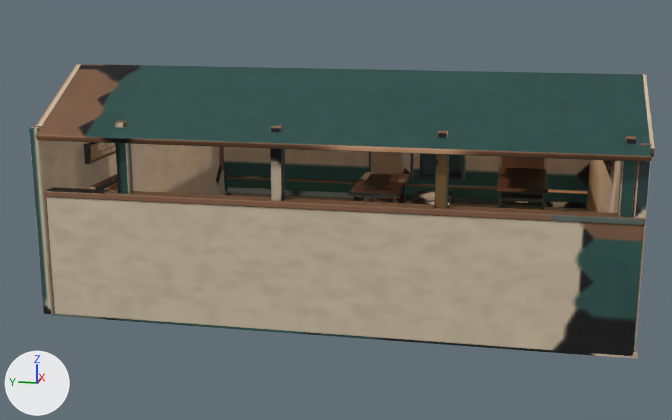
Two versions of the glTF model public/room-art/compaii-atelier/gallery-sealed.glb, one commit apart.
Camera for both pictures: a camera (50 mm lens) standing at (-22.82, -3.57, 6.77) and looking at (-0.58, 0.87, 1.21). The lights are fixed; the arrows at lower left show +X, +Y and +Z. The first picture is the older version. Vertices at exactly the same position are counted once.

Objects in the first picture: 'VIS · Collection gallery'.
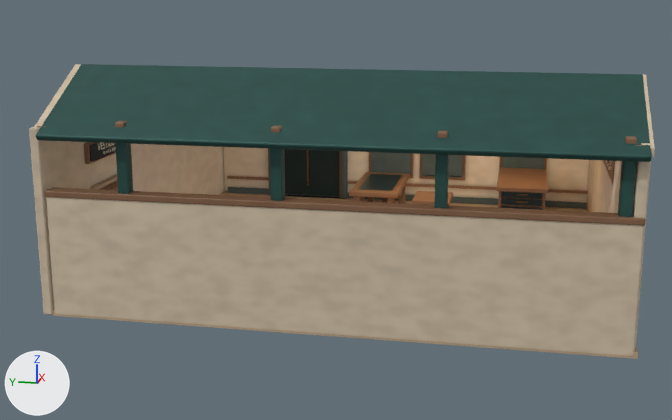
Where the change shows, as pixel boxes (x1, y1, x2, y2) in the pictures (672 x 420 px):
part 1 of me_cube_194, added
    after: (285, 194, 346, 199)
part 2 of me_cube_194, added
    after: (341, 151, 348, 198)
part 3 of me_cube_194, added (mostly hidden)
    after: (268, 148, 271, 195)
part 4 of me_cube_194, added
    after: (307, 150, 309, 186)
part 5 of me_cube_194, added
    after: (339, 151, 341, 198)
part 6 of me_cube_194, added
    after: (285, 149, 339, 196)
part 7 of me_cube_194, reshaped
    after: (228, 176, 269, 194)
part 8 of me_cube_194, added
    after: (348, 181, 587, 209)
part 9 of me_cube_194, surface changed
    both: (29, 64, 655, 359)

What the commit changed:
me_cube_194 is used by ob_vis___collection_gallery; location (0.0, 0.0, 0.0).
me_cube_194 had 11672 vertices, 22876 faces and spanned x -6.11..5.92, y -5.89..6.06, z -0.03..5.03.
me_cube_194 now has 12835 vertices, 25121 faces and spans x -6.11..5.92, y -5.89..6.06, z -0.03..5.03.
me_cube_194 part 1: the loose piece of 96 vertices spanning x 5.5..5.6, y -5.62..5.69, z 0.1..0.28 is copied, and the copy is scaled about its middle by (1.82, 0.221, 0.279), then moved by (-0.07, 2.97, -0.07); it spans x 5.4..5.56, y 1.75..4.26, z 0.09..0.15.
me_cube_194 part 2: the loose piece of 96 vertices spanning x 4.56..4.71, y 0.74..0.92, z 0.1..1.0 is copied, and the copy is scaled about its middle by (1.18, 1.15, 1.92), then moved by (0.85, 1.01, 0.43), in mat_split_basalt; it spans x 5.39..5.58, y 1.73..1.95, z 0.11..1.84.
me_cube_194 part 3: the loose piece of 96 vertices spanning x 4.56..4.71, y 0.74..0.92, z 0.1..1.0 is copied, and the copy is scaled about its middle by (1.18, 1.15, 1.92), then moved by (0.85, 3.33, 0.43), in mat_split_basalt; it spans x 5.39..5.58, y 4.05..4.27, z 0.11..1.84.
me_cube_194 part 4: the loose piece of 96 vertices spanning x 5.45..5.49, y -0.27..0.97, z 0.91..2.93 is copied, and the copy is scaled about its middle by (1.35, 0.032, 0.892), then moved by (0.01, 2.65, -0.56), in mat_satin_brass; it spans x 5.46..5.5, y 2.98..3.02, z 0.46..2.26.
me_cube_194 part 5: the loose piece of 96 vertices spanning x 5.45..5.49, y -0.27..0.97, z 0.91..2.93 is copied, and the copy is scaled about its middle by (0.507, 0.0328, 0.837), then moved by (-0.08, 1.59, -0.94), in mat_satin_brass; it spans x 5.38..5.4, y 1.91..1.96, z 0.13..1.83.
me_cube_194 part 6: a new loose piece of 35 vertices spanning x 5.52, y 1.93..4.07, z 0.15..2.89, in mat_blue_gunmetal.
me_cube_194 part 7: 12 vertices removed from x 5.5..5.6, y 5.68..5.69, z 0.1..0.28; 108 vertices added at x 5.49..5.61, y 4.29..5.68, z 0.1..0.64.
me_cube_194 part 8: 96 vertices added at x 5.49..5.61, y 1.7..1.71, z 0.1..0.64.
me_cube_194 part 9: 22455 kept faces spanning x -6.11..5.92, y -5.89..6.06, z -0.03..5.03 get new texture (UV) coordinates.
Other edits to the shape of me_cube_194 do not show in these pictures.
